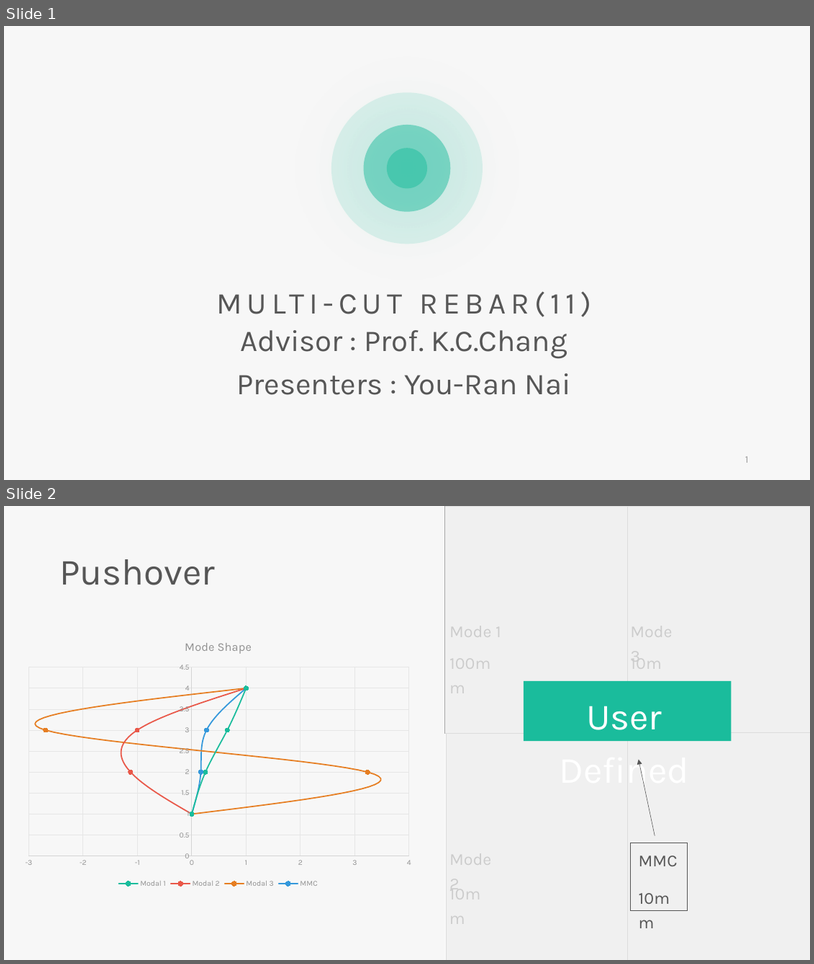
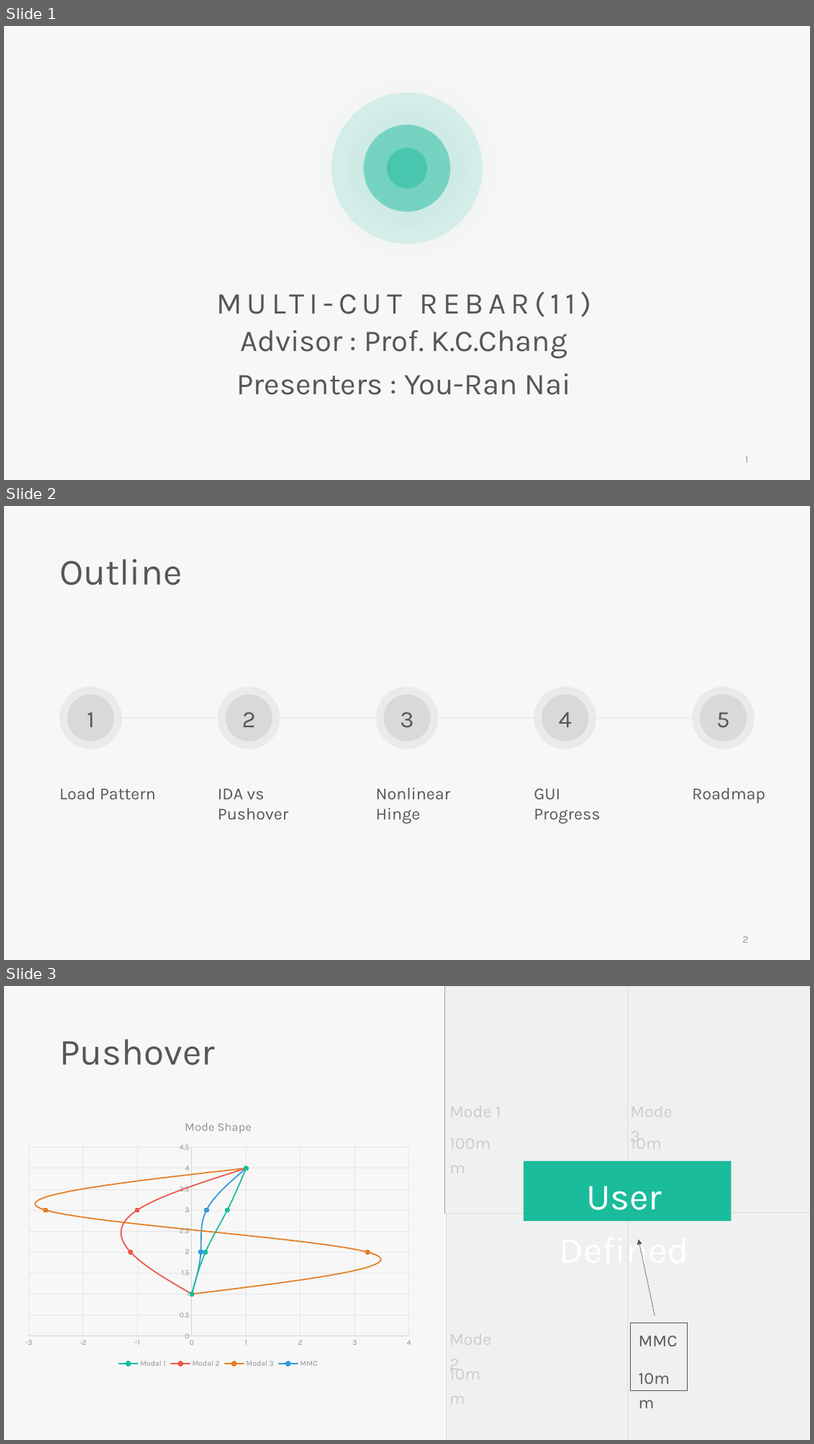
Before and after one commit to skyran1278/VbaProject, a slide deck: 20180126_SmartCut/Meeting/20190215 Meeting/20190215 Meeting.pptx. Shown one above the other, each under a label of ours: slides 1 and 2 before the commit, slides 1, 2 and 3 after it. The pictures are 814x964 and 814x1444 pixels, drawn with LibreOffice and Linux fonts; fonts in the diff are those of the drawing; grey boxes stand for pictures. Boxes give left, top, right and bottom in pixels: in the first picture for what was removed or moved away, otherwise in the second. Text is boxed around its words. In the diff, an @@ line names an element or a change of style, - is before the commit and + after.

```diff
--- a/20180126_SmartCut/Meeting/20190215 Meeting/20190215 Meeting.pptx
+++ b/20180126_SmartCut/Meeting/20190215 Meeting/20190215 Meeting.pptx
@@ slide 2 added at (x1=4, y1=506, x2=810, y2=960), background #F7F7F7 @@
@@ text added at (x1=59, y1=559, x2=182, y2=585), 44 pt, text #565656 @@
+Outline
@@ ellipse added at (x1=59, y1=686, x2=122, y2=749), fill #D9D9D9 at 42% opacity, 28 pt, text #565656 @@
+1
@@ ellipse added at (x1=67, y1=694, x2=115, y2=741), fill #D9D9D9 @@
@@ ellipse added at (x1=218, y1=686, x2=280, y2=749), fill #D9D9D9 at 42% opacity, 28 pt, text #565656 @@
+2
@@ ellipse added at (x1=226, y1=694, x2=273, y2=741), fill #D9D9D9 @@
@@ ellipse added at (x1=376, y1=686, x2=438, y2=749), fill #D9D9D9 at 42% opacity, 28 pt, text #565656 @@
+3
@@ ellipse added at (x1=384, y1=694, x2=431, y2=741), fill #D9D9D9 @@
@@ ellipse added at (x1=535, y1=686, x2=597, y2=749), fill #D9D9D9 at 42% opacity, 28 pt, text #565656 @@
+4
@@ ellipse added at (x1=542, y1=694, x2=589, y2=741), fill #D9D9D9 @@
@@ ellipse added at (x1=692, y1=686, x2=755, y2=749), fill #D9D9D9 at 42% opacity, 28 pt, text #565656 @@
+5
@@ ellipse added at (x1=700, y1=694, x2=748, y2=741), fill #D9D9D9 @@
@@ line added from (122, 718) to (218, 718), #EDECEC 2.25 pt @@
@@ line added from (280, 718) to (376, 718), #EDECEC 2.25 pt @@
@@ line added from (439, 718) to (535, 718), #EDECEC 2.25 pt @@
@@ line added from (597, 718) to (692, 718), #EDECEC 2.25 pt @@
@@ text added at (x1=59, y1=788, x2=156, y2=799), 20 pt, text #565656 @@
+Load Pattern
@@ text added at (x1=218, y1=788, x2=288, y2=819), 20 pt, text #565656 @@
+IDA vs Pushover
@@ text added at (x1=376, y1=788, x2=451, y2=823), 20 pt, text #565656 @@
+Nonlinear Hinge
@@ text added at (x1=534, y1=788, x2=600, y2=823), 20 pt, text #565656 @@
+GUI Progress
@@ text added at (x1=692, y1=788, x2=766, y2=803), 20 pt, text #565656 @@
+Roadmap
@@ page number added at (x1=743, y1=936, x2=748, y2=942), 12 pt, text #9A9A9A @@
+2
@@ what was slide 2 is now slide 3 @@
```
Also in this commit, not shown: 1 other file.
